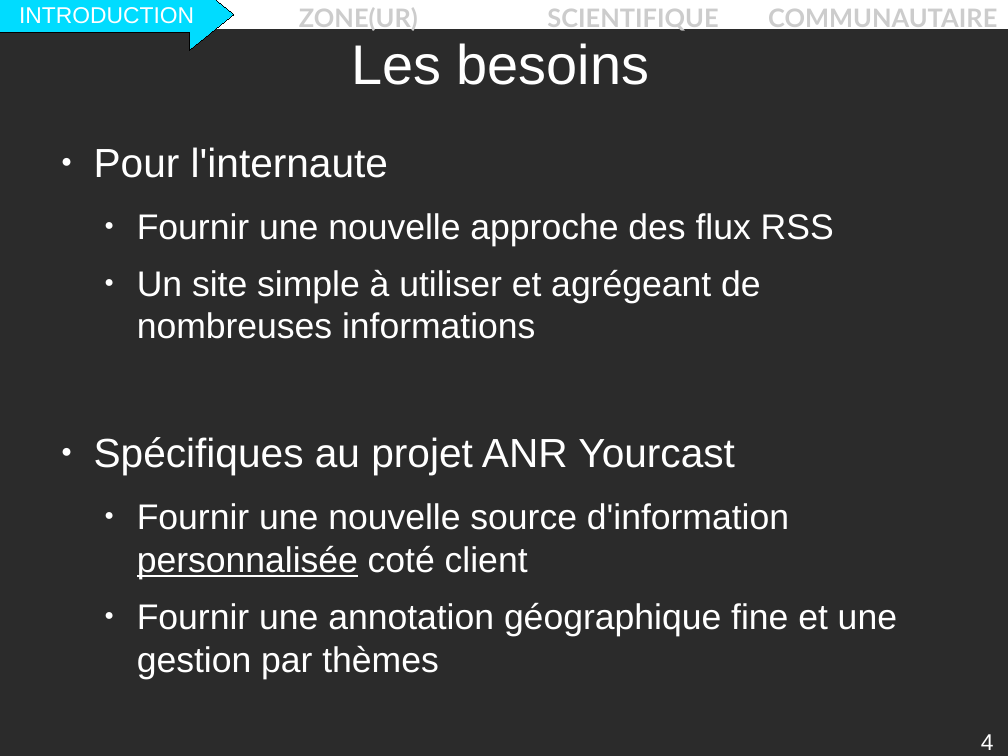
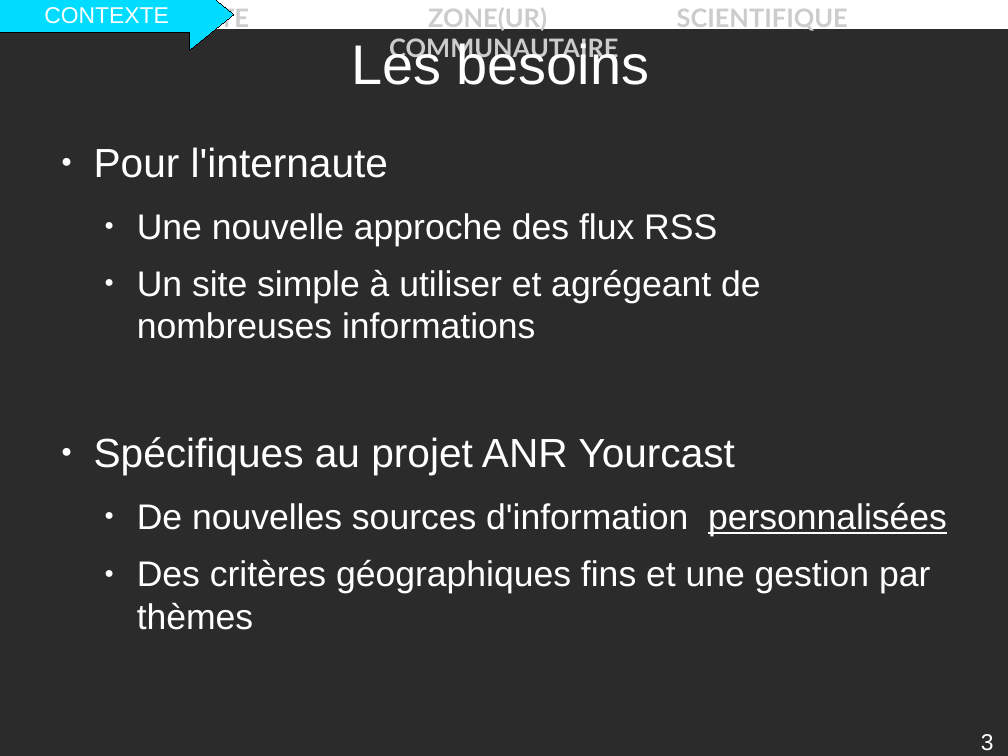
Before and after one commit to descl/ZONE, a slide deck: slide 3 of Rapport/presentation.odp (slide 4 before the commit). Drawn at 1008x756 pixels with LibreOffice and Linux fonts; fonts in the diff are those of the drawing; background and template pictures are left out; a plain dark background stands for a picture behind light text. Boxes give left, top, right and bottom in pixels: in the first picture for what was removed or moved away, otherwise in the second. Text is boxed around its words. In the diff, an @@ line names an element or a change of style, - is before the commit and + after.

```diff
--- a/Rapport/presentation.odp
+++ b/Rapport/presentation.odp
@@ text in right arrow at [44, 7, 168, 24]: text changed @@
-INTRODUCTION
+CONTEXTE
@@ text at [116, 5, 848, 32]: text changed @@
-INTRODUCTION ZONE(UR) SCIENTIFIQUE COMMUNAUTAIRE
+CONTEXTE ZONE(UR) SCIENTIFIQUE COMMUNAUTAIRE
@@ text at [137, 213, 717, 246]: text changed @@
-  ● Fournir une nouvelle approche des flux RSS
+  ● Une nouvelle approche des flux RSS
@@ text at [137, 502, 947, 630]: text changed @@
-  ● Fournir une nouvelle source d'information personnalisée coté client
-  ● Fournir une annotation géographique fine et une gestion par thèmes
+  ● De nouvelles sources d'information personnalisées
+  ● Des critères géographiques fins et une gestion par thèmes
@@ page number at [981, 734, 994, 751]: text changed @@
-4
+3
```
Also in this commit, not shown: 30 other slides changed, 6 slides added, 5 slides removed.
